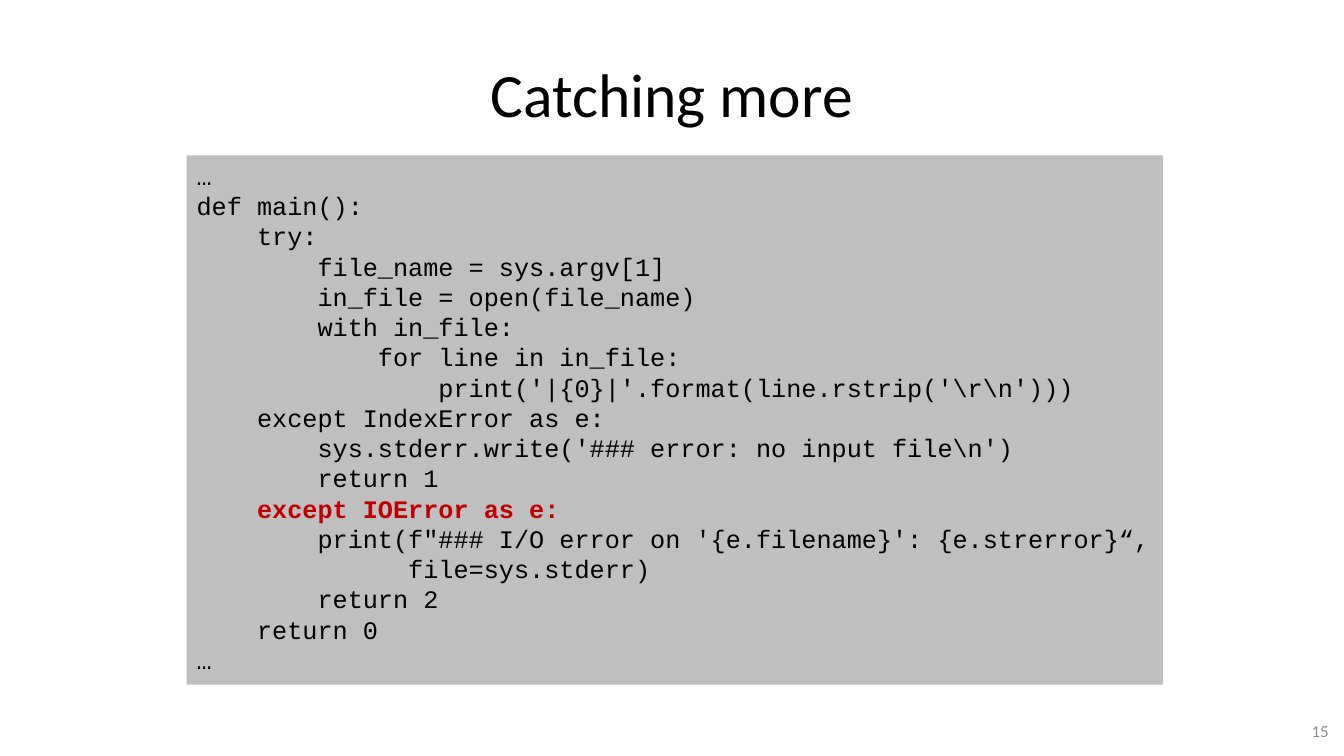
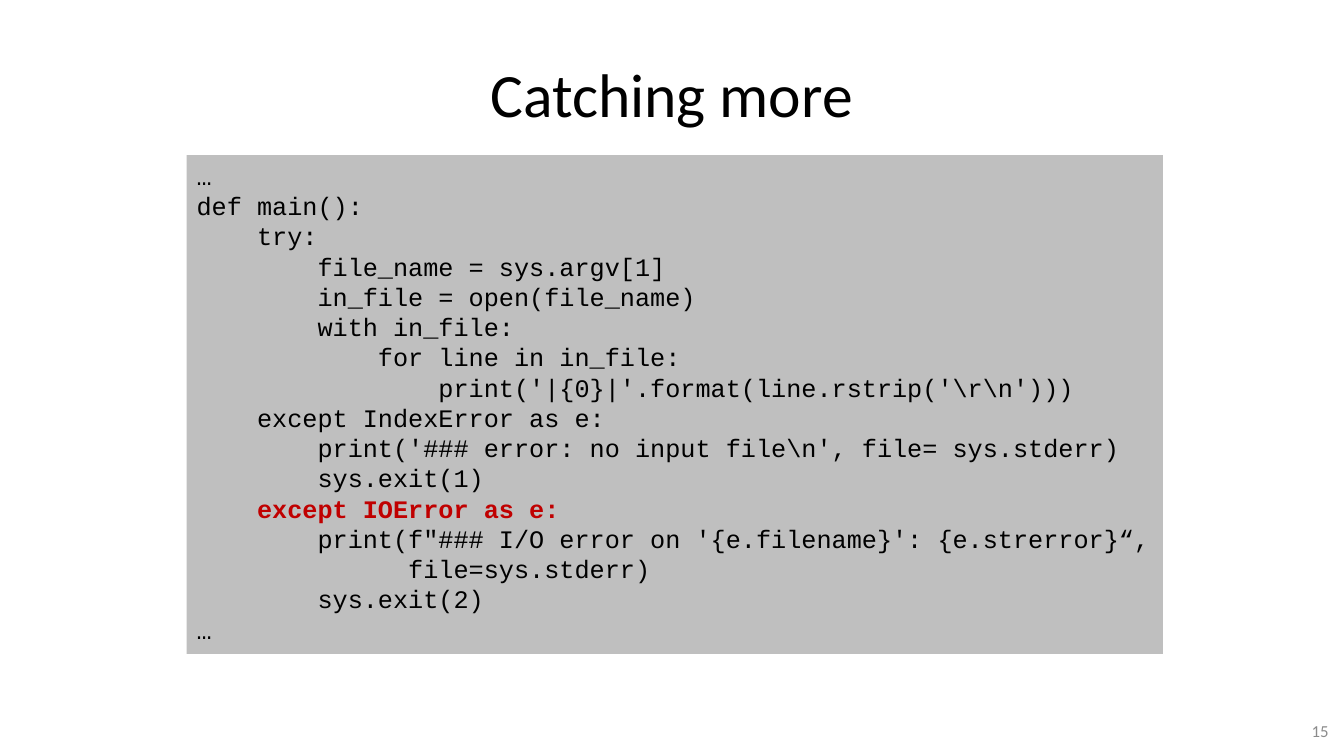
Before and after one commit to gjbex/Python-software-engineering, a slide deck: slide 15 of python_software_engineering.pptx. Drawn at 1344x756 pixels with LibreOffice and Linux fonts; fonts in the diff are those of the drawing. Boxes give left, top, right and bottom in pixels: in the first picture for what was removed or moved away, otherwise in the second. Text is boxed around its words. In the diff, an @@ line names an element or a change of style, - is before the commit and + after.

```diff
--- a/python_software_engineering.pptx
+++ b/python_software_engineering.pptx
@@ rectangle "…": place and size @@
-rectangle "…" at (187, 155, 1164, 685)
+rectangle "…" at (187, 155, 1164, 654)
@@ text in rectangle at (318, 439, 1119, 493): text changed @@
-sys.stderr.write('### error: no input file\n')
-return 1
+print('### error: no input file\n', file= sys.stderr)
+sys.exit(1)
@@ text in rectangle at (318, 590, 484, 614): text changed @@
-return 2
-return 0
+sys.exit(2)
```
Also in this commit, not shown: 3 other slides changed, 1 other file.
